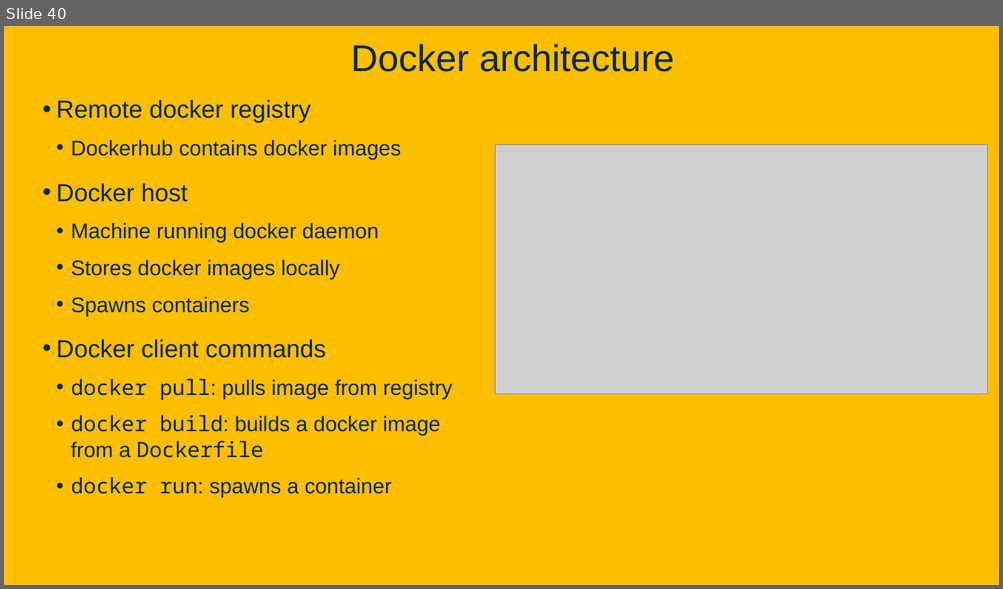
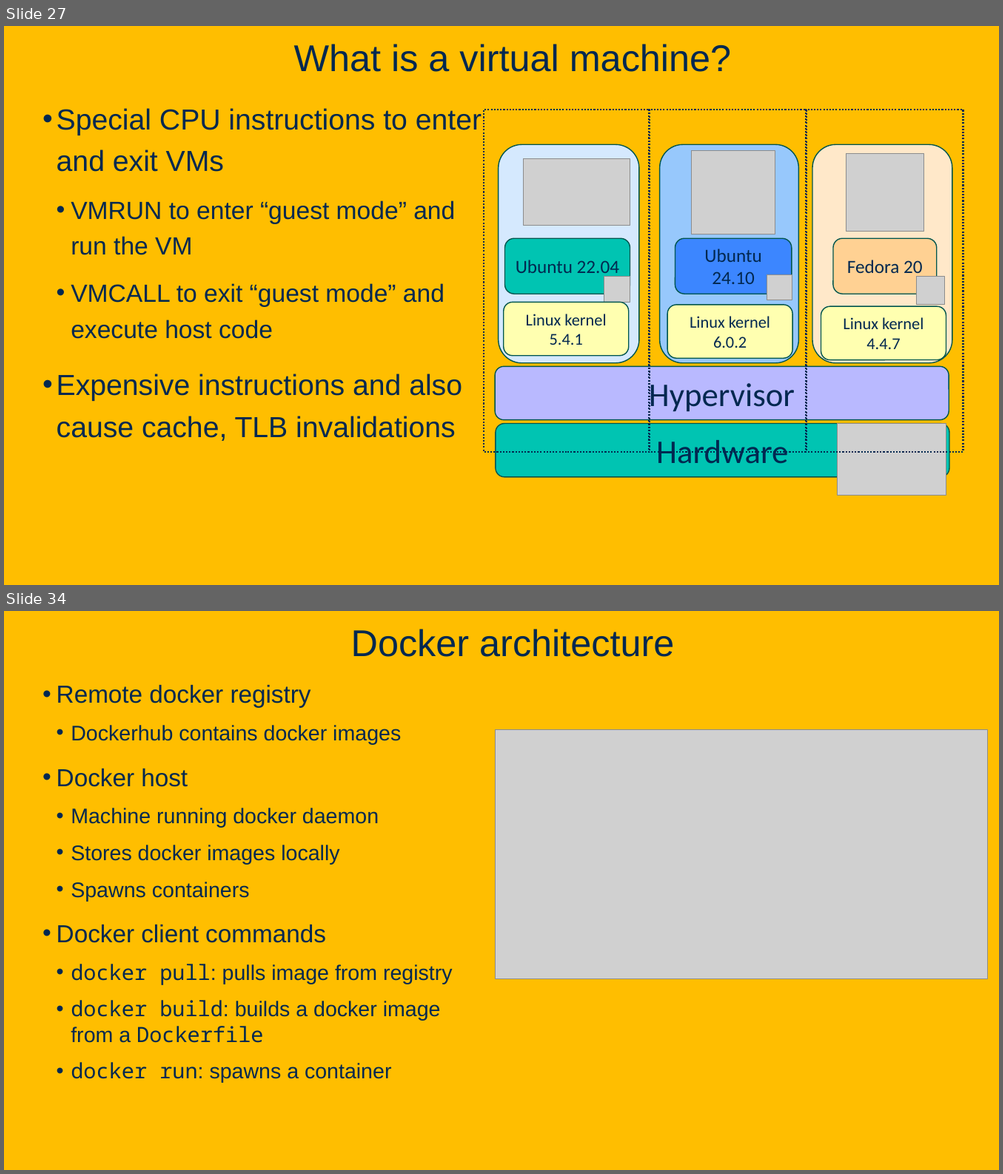
Before and after one commit to davsec-teaching/ECS160-Winter2025, a slide deck: slides/6_software_architecture.pptx. Shown one above the other, each under a label of ours: slide 40 before the commit, slides 27 and 34 after it; the slides between them are not shown. The pictures are 1003x589 and 1003x1174 pixels, drawn with LibreOffice and Linux fonts; fonts in the diff are those of the drawing; grey boxes stand for pictures; background and template pictures are left out. Boxes give left, top, right and bottom in pixels: in the first picture for what was removed or moved away, otherwise in the second. Text is boxed around its words. In the diff, an @@ line names an element or a change of style, - is before the commit and + after.

```diff
--- a/slides/6_software_architecture.pptx
+++ b/slides/6_software_architecture.pptx
@@ slide 27 added at <box>4,26,999,585</box>, background picture (left out) @@
@@ title added at <box>294,44,731,72</box>, 36 pt, text #022850 @@
+What is a virtual machine?
@@ text added at <box>57,108,481,441</box>, 28 pt, text #022850 @@
+• Special CPU instructions to enter and exit VMs
+  • VMRUN to enter “guest mode” and run the VM
+  • VMCALL to exit “guest mode” and execute host code
+• Expensive instructions and also cause cache, TLB invalidations
@@ rectangle added at <box>484,110,649,452</box>, outline #022850 1.5 pt dashed @@
@@ rectangle added at <box>649,110,806,452</box>, outline #022850 1.5 pt dashed @@
@@ rectangle added at <box>805,110,963,452</box>, outline #022850 1.5 pt dashed @@
@@ group added at <box>498,144,639,363</box>: 3 rounded rectangles, 2 pictures @@
+Ubuntu 22.04
+Linux kernel 5.4.1
@@ group added at <box>660,144,799,363</box>: 3 rounded rectangles, 2 pictures @@
+Ubuntu 24.10
+Linux kernel 6.0.2
@@ group added at <box>812,144,951,363</box>: 3 rounded rectangles, 2 pictures @@
+Fedora 20
+Linux kernel 4.4.7
@@ rounded rectangle added at <box>495,367,948,420</box>, fill #B9B9FF, outline #00564E 1 pt, 32 pt, text #022850 @@
+Hypervisor
@@ rounded rectangle added at <box>495,423,949,477</box>, fill #00C4B2, outline #00564E 1 pt, 32 pt, text #022850 @@
+Hardware
@@ picture added at <box>837,423,946,495</box> @@
@@ what was slide 40 is now slide 34 @@
```
Also in this commit, not shown: 6 slides changed, 35 other slides added, 5 slides removed.
